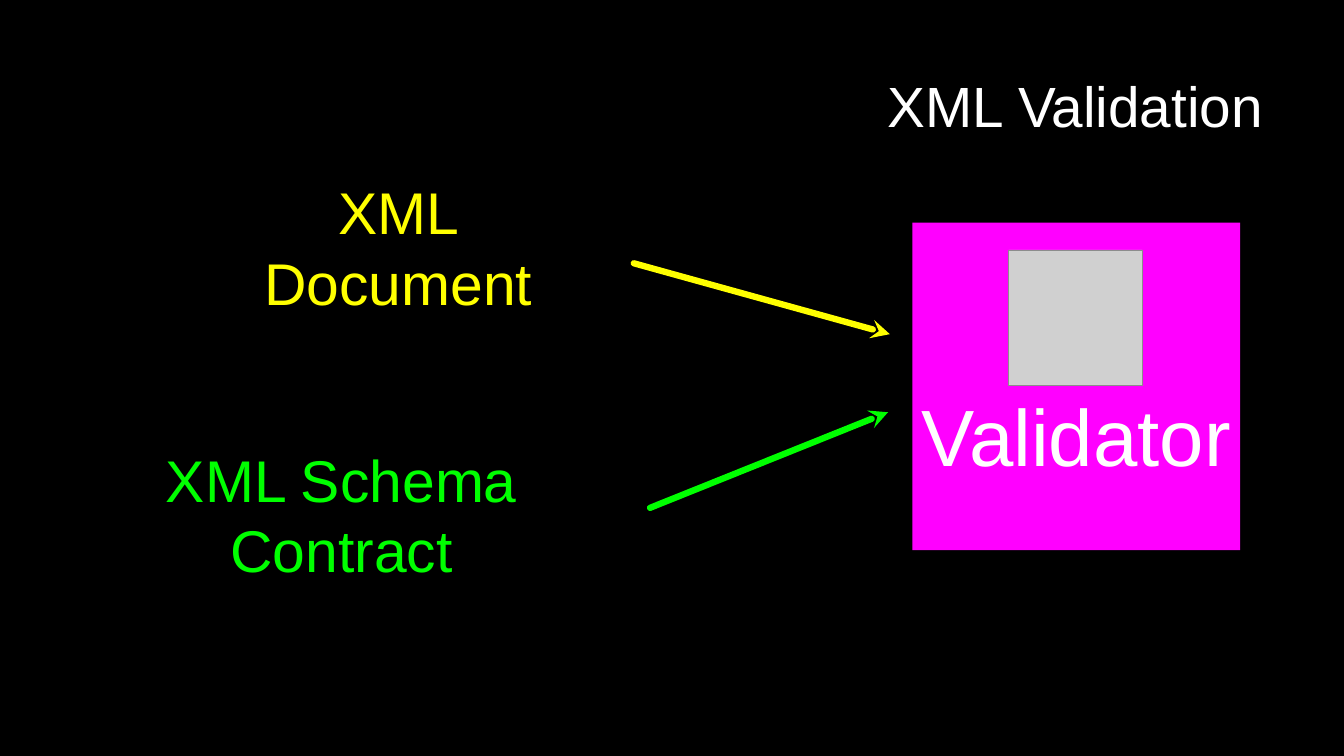
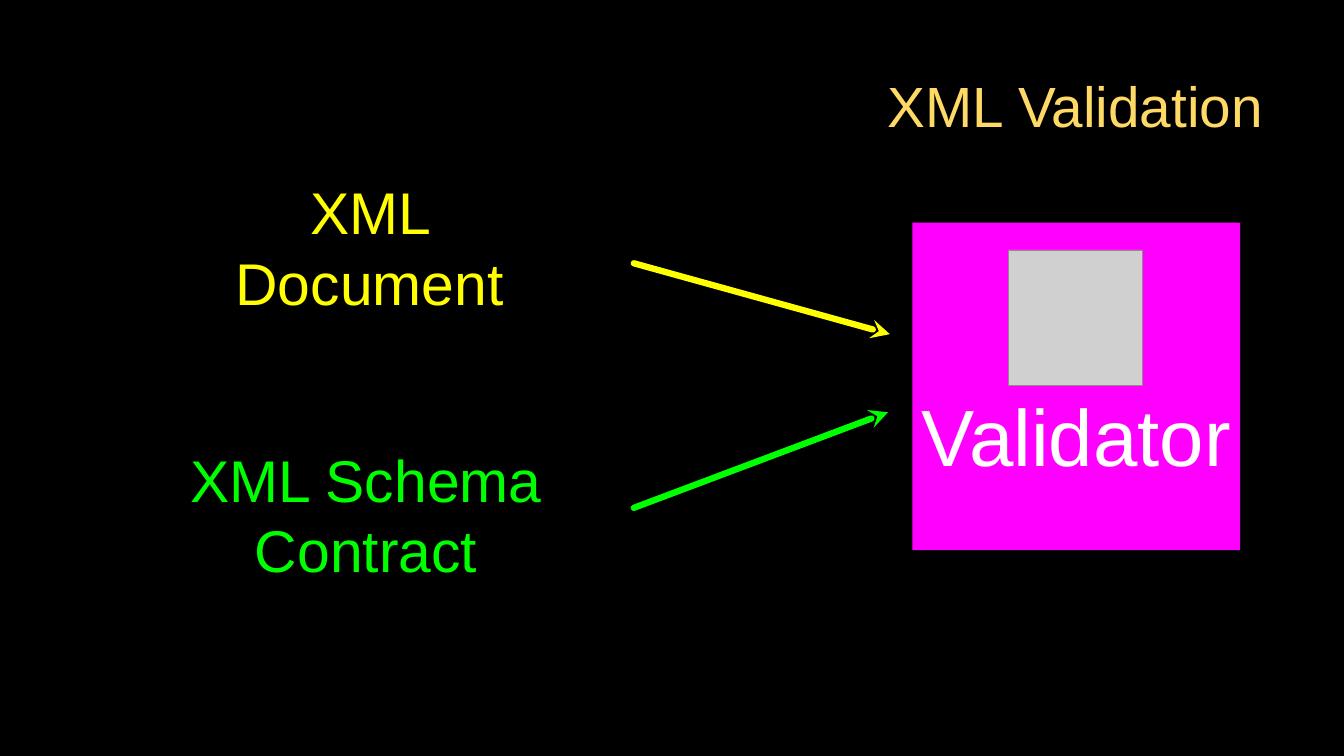
Before and after one commit to csev/py4e, a slide deck: slide 17 of lectures3/Pythonlearn-13-WebServices.pptx. Drawn at 1344x756 pixels with LibreOffice and Linux fonts; fonts in the diff are those of the drawing; grey boxes stand for pictures. Boxes give left, top, right and bottom in pixels: in the first picture for what was removed or moved away, otherwise in the second. Text is boxed around its words. In the diff, an @@ line names an element or a change of style, - is before the commit and + after.

```diff
--- a/lectures3/Pythonlearn-13-WebServices.pptx
+++ b/lectures3/Pythonlearn-13-WebServices.pptx
@@ text "XML Validation" at (x1=888, y1=86, x2=1263, y2=128): text colour #FFFFFF to #FFD966 @@
@@ text "XML Document" moved from (x1=264, y1=193, x2=532, y2=306) to (x1=235, y1=193, x2=503, y2=306) @@
@@ arrow moved from (888, 412) - (650, 508) to (888, 412) - (633, 508) @@
@@ text "XML Schema Contract" moved from (x1=166, y1=459, x2=517, y2=573) to (x1=191, y1=459, x2=542, y2=573) @@
```
Also in this commit, not shown: 26 other slides changed, 1 slide added, 1 slide removed.
